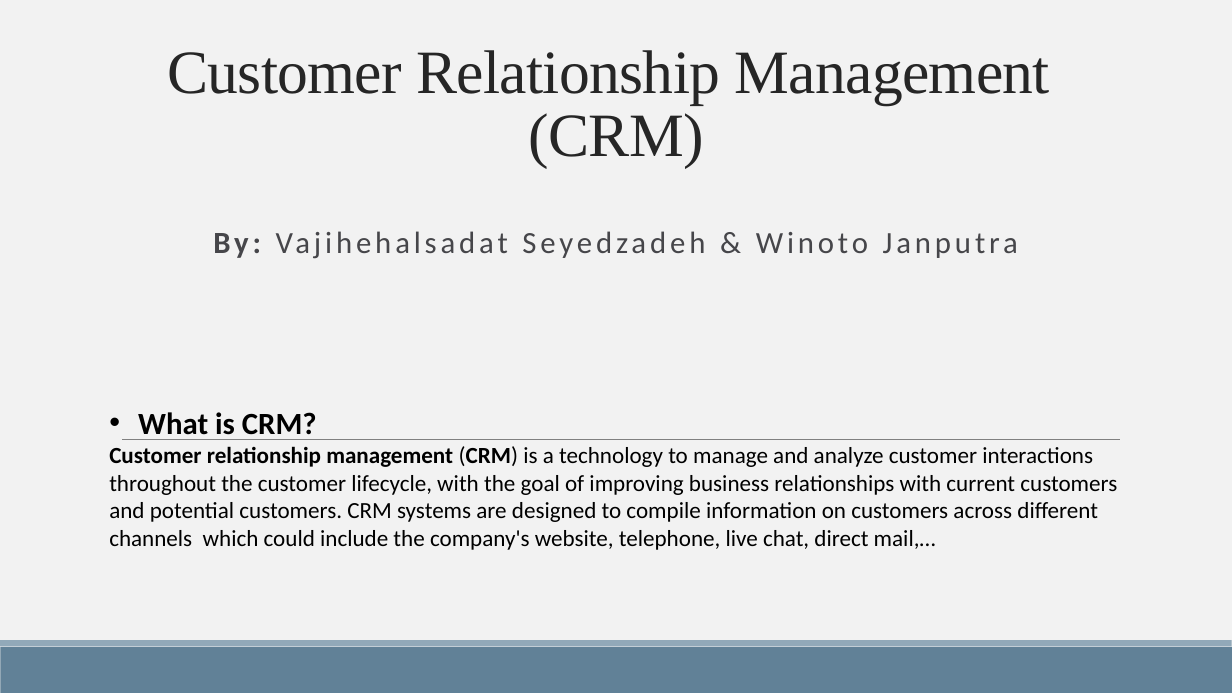
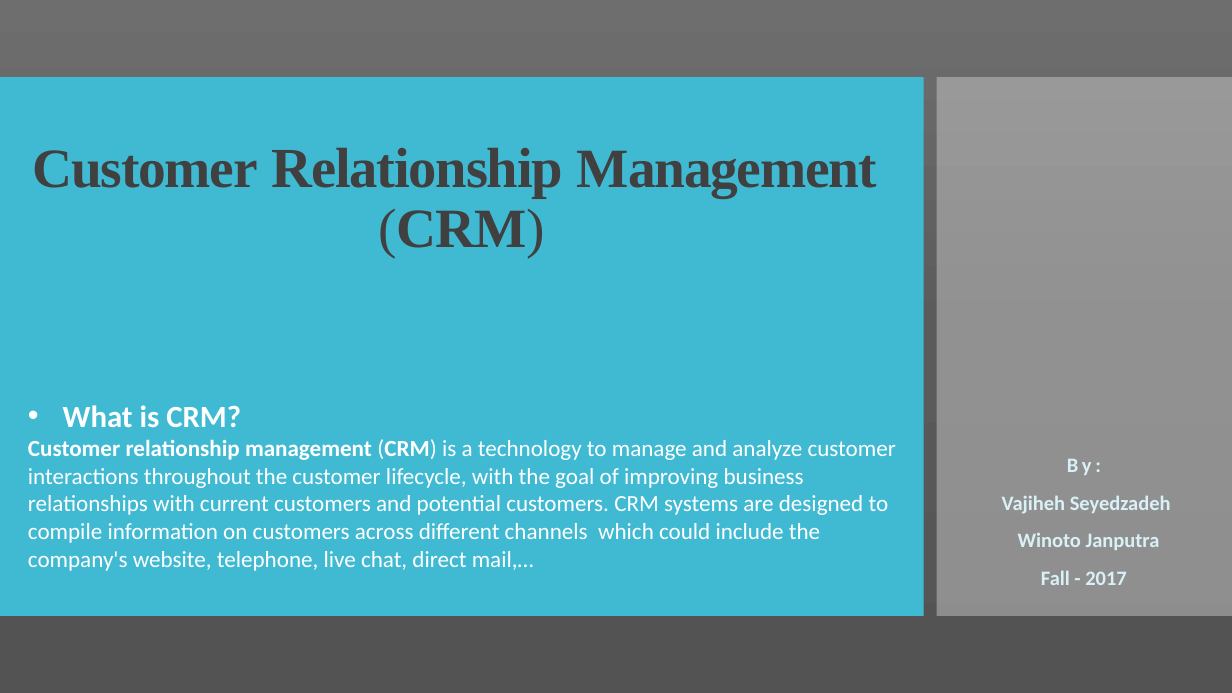
Before and after one commit to winotoj/ipd10-dotnet-CRM-Project, a slide deck: slide 1 of CRM PROJECT.pptx. Drawn at 1232x693 pixels with LibreOffice and Linux fonts; fonts in the diff are those of the drawing. Boxes give left, top, right and bottom in pixels: in the first picture for what was removed or moved away, otherwise in the second. Text is boxed around its words. In the diff, an @@ line names an element or a change of style, - is before the commit and + after.

```diff
--- a/CRM PROJECT.pptx
+++ b/CRM PROJECT.pptx
@@ background #F2F2F2 to gradient #6E6E6E to #5B5B5B to #545454 @@
@@ rectangle added at [0,77,924,616], fill #40BAD2 @@
@@ rectangle added at [937,77,1232,616], fill #C8C8C8 at 50% opacity @@
@@ title "Customer Relationship Management (CRM)": place and size @@
-title "Customer Relationship Management (CRM)" at [167,50,1050,168]
+title "Customer Relationship Management (CRM)" at [33,148,877,257]
@@ title "Customer Relationship Management (CRM)" at [33,148,877,257]: size 48 to 43.2 pt in "Customer Management (CRM)"; size 48 to 44.1 pt in "Relationship"; text colour #262626 to #404040, letter spacing -0.5 to -1 pt, bold on; line spacing 0.85 to 0.9 @@
@@ text "What is CRM?": place and size @@
-text "What is CRM?" at [109,412,1117,550]
+text "What is CRM?" at [28,405,896,571]
@@ text "What is CRM?" at [28,405,896,571]: text colour #000000 to #FFFFFF; indent changed @@
@@ line removed from (122, 439) to (1120, 439) @@
@@ subtitle at [1002,459,1171,585]: text changed; size 24 to 16 pt; text colour #46464A to #D9F1F6; bold on @@
-By: Vajihehalsadat Seyedzadeh & Winoto Janputra
+By:
+Vajiheh Seyedzadeh
+Winoto Janputra
+Fall - 2017
@@ rectangle removed at [0,647,1232,693] @@
@@ rectangle removed at [0,640,1232,647] @@
```
Also in this commit, not shown: 4 other slides changed, 4 slides added, 2 slides removed, 2 other files.
